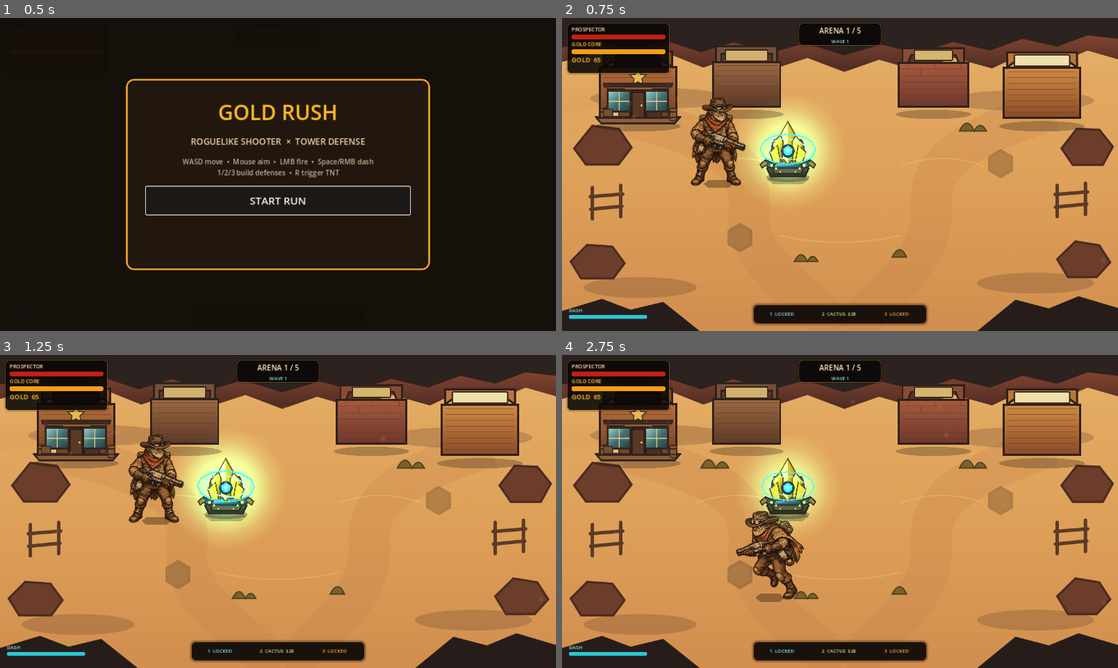
Above: before the commit, frames 1-4 (two rows, left to right).
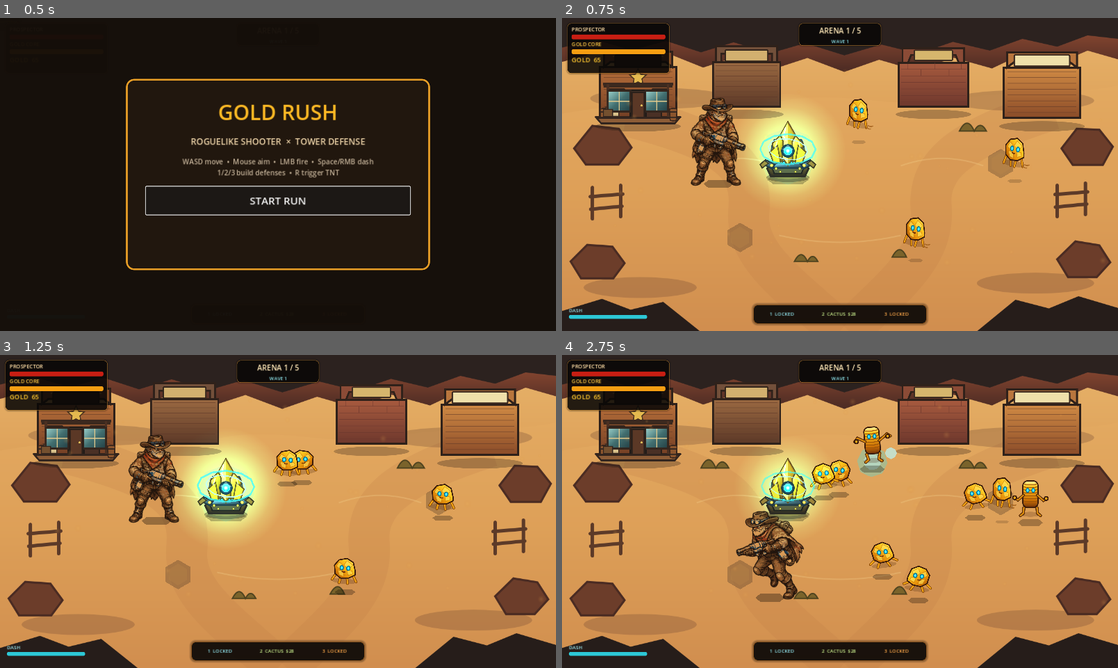
Above: after the commit, the same moments.

Repository: motomotoo1997-art/monster-quest
Game: Godot game, scene res://scenes/main/Main.tscn
Same seed, same stepped clock (60 frames per second), same inputs: the game is played once before the commit and once after it.
Inputs (mouse positions are in pixels of both pictures, inside the frame that each line leads up to):
- Up to frame 1 (0.5 s): no input
- Up to frame 2 (0.75 s): click "START RUN" at 0.5 s
- Up to frame 3 (1.25 s): no input
- Up to frame 4 (2.75 s): tap Enter at 1.25 s; move the mouse to (962, 495) at 1.27 s; hold D (move_right) 1.28-2.03 s; tap E (ability_e) at 1.35 s; move the mouse to (728, 527) at 2.02 s; hold S (move_down) from 2.03 s (still down); tap Q (ability_q) at 2.1 s

Frame 1 is identical in both runs. In frame 2, 1.0% of the frame differs, in the area x 51-85%, y 25-78%; in frame 3, 1.3%; in frame 4, 3.1%, in the area x 44-88%, y 22-80%.

Commit message:
fix: resolve WaveDirector dependencies after arena reparenting

Diff:
--- a/gold-rush-roguelike/scripts/systems/wave_director.gd
+++ b/gold-rush-roguelike/scripts/systems/wave_director.gd
@@ -40,6 +40,7 @@
 
 
 func start_wave(entries: Array[Dictionary]) -> void:
+	_resolve_runtime_dependencies()
 	clear_wave()
 	current_wave_number += 1
 	for entry in entries:
@@ -84,6 +85,7 @@
 
 
 func _spawn_next() -> void:
+	_resolve_runtime_dependencies()
 	if _spawn_queue.is_empty():
 		_spawning_enabled = false
 		_check_wave_complete()
@@ -126,6 +128,22 @@
 	return base_position + Vector2.RIGHT.rotated(angle) * spawn_spread_radius * radius_multiplier
 
 
+func _resolve_runtime_dependencies() -> void:
+	# Be resilient to scene-tree reparenting and SceneTree test launch order.
+	# Persistent actors move under the active arena, so their original NodePaths
+	# are not guaranteed to remain valid after ArenaController.load_arena().
+	if arena_controller == null or not is_instance_valid(arena_controller):
+		arena_controller = get_node_or_null(arena_controller_path) as ArenaController
+		if arena_controller == null and get_parent() != null:
+			arena_controller = get_parent().get_node_or_null("ArenaController") as ArenaController
+	if arena_controller == null or arena_controller.current_arena == null:
+		return
+	if player == null or not is_instance_valid(player):
+		player = arena_controller.current_arena.find_child("Prospector", true, false) as Node2D
+	if core == null or not is_instance_valid(core):
+		core = arena_controller.current_arena.find_child("GoldCore", true, false) as Node2D
+
+
 func _prune_dead_enemies() -> void:
 	var survivors: Array[EnemyBase] = []
 	for enemy in _active_enemies:
